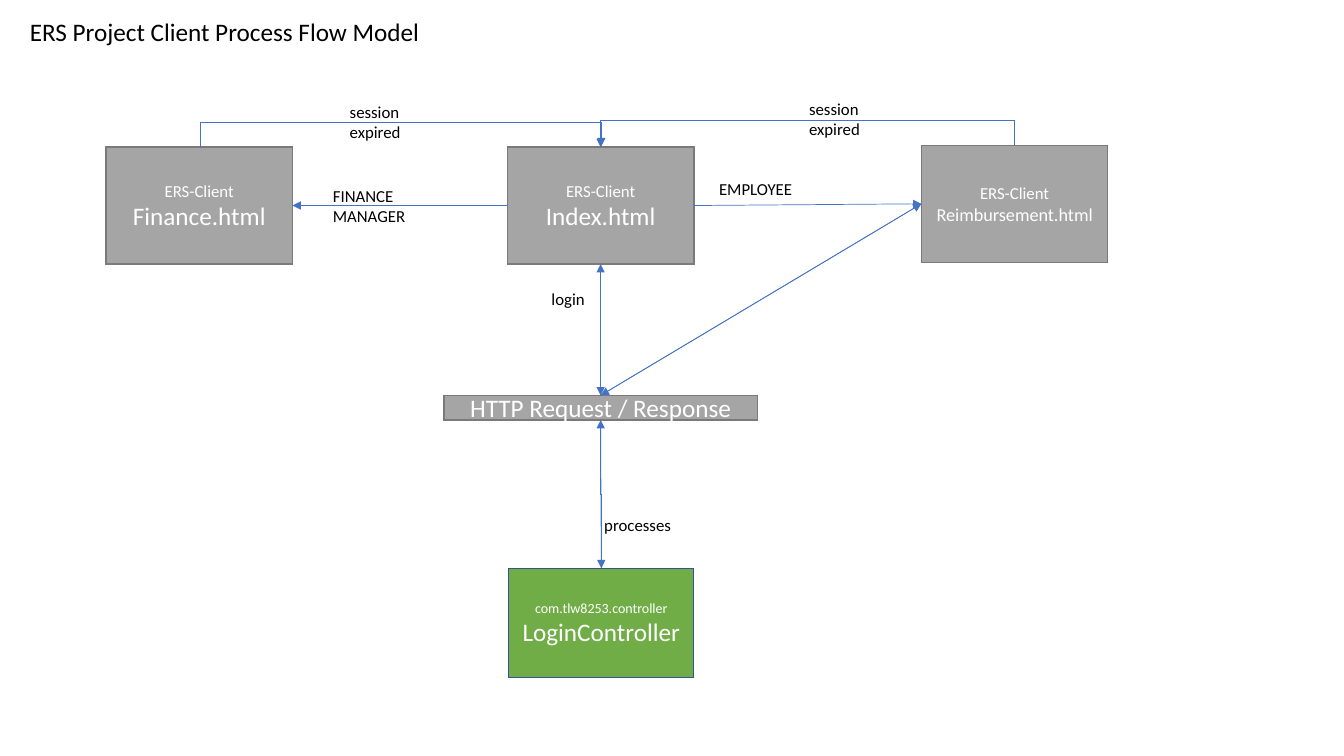
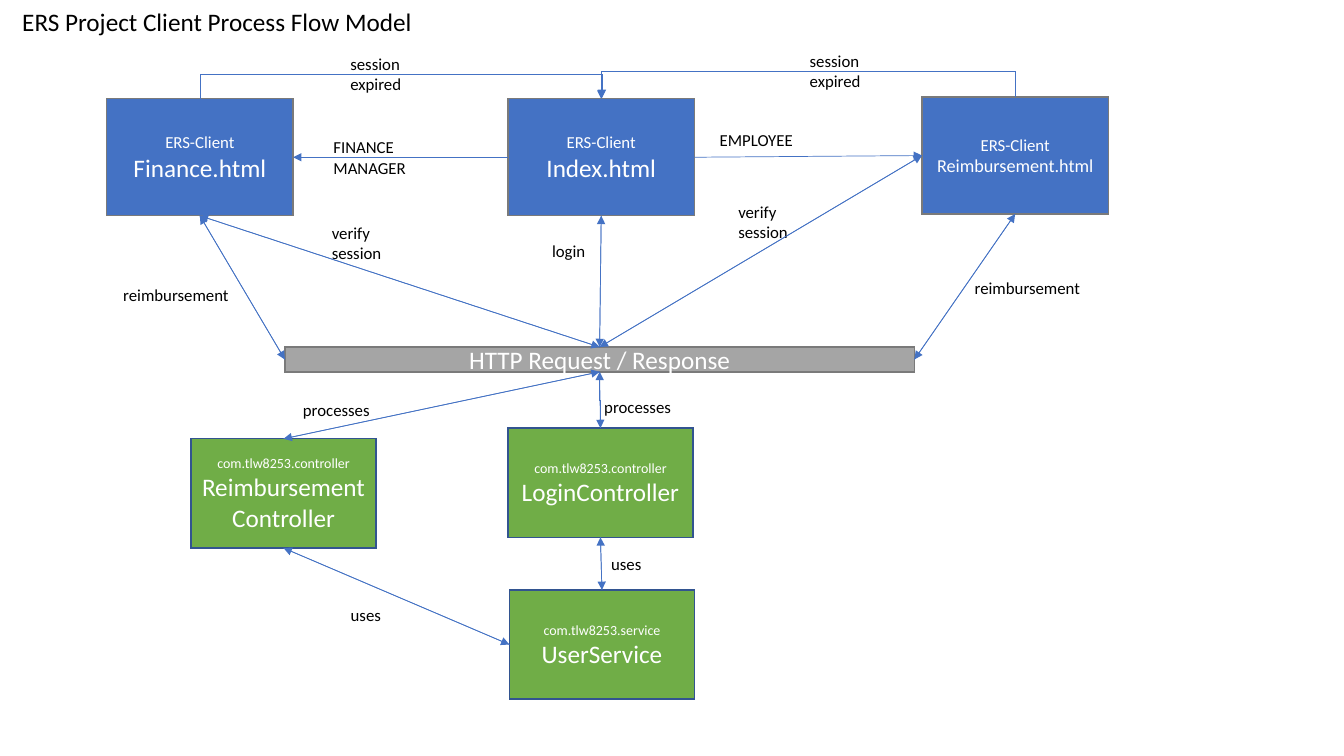
Before and after one commit to tlw8253/Expense-Reimbursement-System, a slide deck: slide 2 of docs/ERS.pptx. Drawn at 1344x756 pixels with LibreOffice and Linux fonts; fonts in the diff are those of the drawing. Boxes give left, top, right and bottom in pixels: in the first picture for what was removed or moved away, otherwise in the second. Text is boxed around its words. In the diff, an @@ line names an element or a change of style, - is before the commit and + after.

```diff
--- a/docs/ERS.pptx
+++ b/docs/ERS.pptx
@@ text "ERS Project Client Process Flow ...": place and size @@
-text "ERS Project Client Process Flow ..." at box(30, 23, 419, 46)
+text "ERS Project Client Process Flow ..." at box(22, 13, 411, 36)
@@ fill #A5A5A5 to #4472C4 in 3 elements at box(923, 97, 1109, 214), box(508, 99, 695, 216), box(107, 99, 293, 216) @@
@@ 6 arrows, 4 texts, 3 rectangles, 2 elbow arrows: place and size @@
-6 arrows, 4 texts, 3 rectangles, 2 elbow arrows at box(106, 103, 1108, 395)
+6 arrows, 4 texts, 3 rectangles, 2 elbow arrows at box(107, 55, 1109, 347)
@@ text added at box(738, 206, 788, 242), 12 pt, text #000000 @@
+verify session
@@ arrow added from (200, 216) to (600, 347), #4472C4 0.5 pt @@
@@ arrow added from (200, 216) to (285, 360), #4472C4 0.5 pt @@
@@ arrow added from (285, 360) to (200, 216), #4472C4 0.5 pt @@
@@ arrow added from (600, 347) to (200, 216), #4472C4 0.5 pt @@
@@ text added at box(332, 227, 382, 263), 12 pt, text #000000 @@
+verify session
@@ text "login": place and size @@
-text "login" at box(551, 293, 584, 308)
+text "login" at box(552, 245, 585, 260)
@@ arrow added from (1015, 214) to (914, 360), #4472C4 0.5 pt @@
@@ arrow added from (914, 360) to (1015, 214), #4472C4 0.5 pt @@
@@ text added at box(123, 289, 228, 301), 12 pt, text #000000 @@
+reimbursement
@@ text added at box(975, 282, 1080, 294), 12 pt, text #000000 @@
+reimbursement
@@ rectangle "HTTP Request / Response": place and size @@
-rectangle "HTTP Request / Response" at box(444, 395, 757, 420)
+rectangle "HTTP Request / Response" at box(285, 347, 915, 372)
@@ arrow added from (600, 372) to (283, 439), #4472C4 0.5 pt @@
@@ arrow added from (283, 439) to (600, 372), #4472C4 0.5 pt @@
@@ arrow moved from (601, 420) - (602, 569) to (600, 372) - (601, 429) @@
@@ elbow arrow moved from (602, 569) - (601, 420) to (601, 429) - (600, 372) @@
@@ text added at box(303, 408, 370, 419), 12 pt, text #000000 @@
+processes
@@ text "processes": place and size @@
-text "processes" at box(604, 523, 671, 534)
+text "processes" at box(604, 405, 671, 416)
@@ rectangle added at box(192, 439, 377, 547), fill #70AD47, outline #325491 1 pt, 18 pt, text #FFFFFF @@
+com.tlw8253.controller
+ReimbursementController
@@ rectangle "com.tlw8253.controller": place and size @@
-rectangle "com.tlw8253.controller" at box(509, 569, 695, 678)
+rectangle "com.tlw8253.controller" at box(508, 429, 694, 537)
@@ arrow added from (601, 537) to (602, 590), #4472C4 0.5 pt @@
@@ arrow added from (602, 590) to (601, 537), #4472C4 0.5 pt @@
@@ arrow added from (283, 548) to (509, 644), #4472C4 0.5 pt @@
@@ arrow added from (509, 644) to (283, 548), #4472C4 0.5 pt @@
@@ text added at box(611, 562, 641, 570), 12 pt, text #000000 @@
+uses
@@ rectangle added at box(509, 590, 695, 699), fill #70AD47, outline #325491 1 pt, 10 pt, text #FFFFFF @@
+com.tlw8253.service
+UserService
@@ text added at box(351, 613, 381, 621), 12 pt, text #000000 @@
+uses
```
Also in this commit, not shown: 3 other slides changed, 12 other files.
